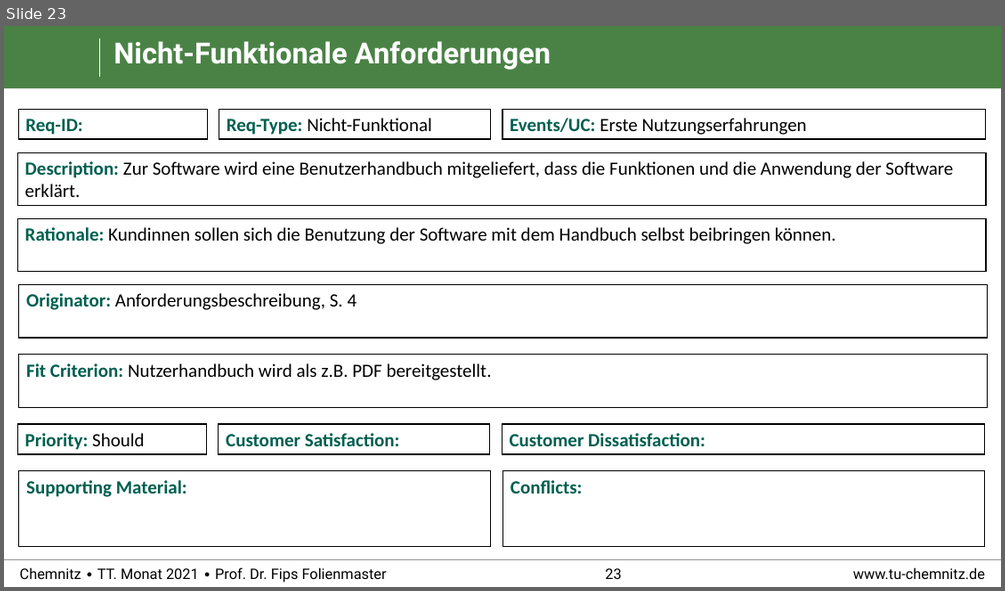
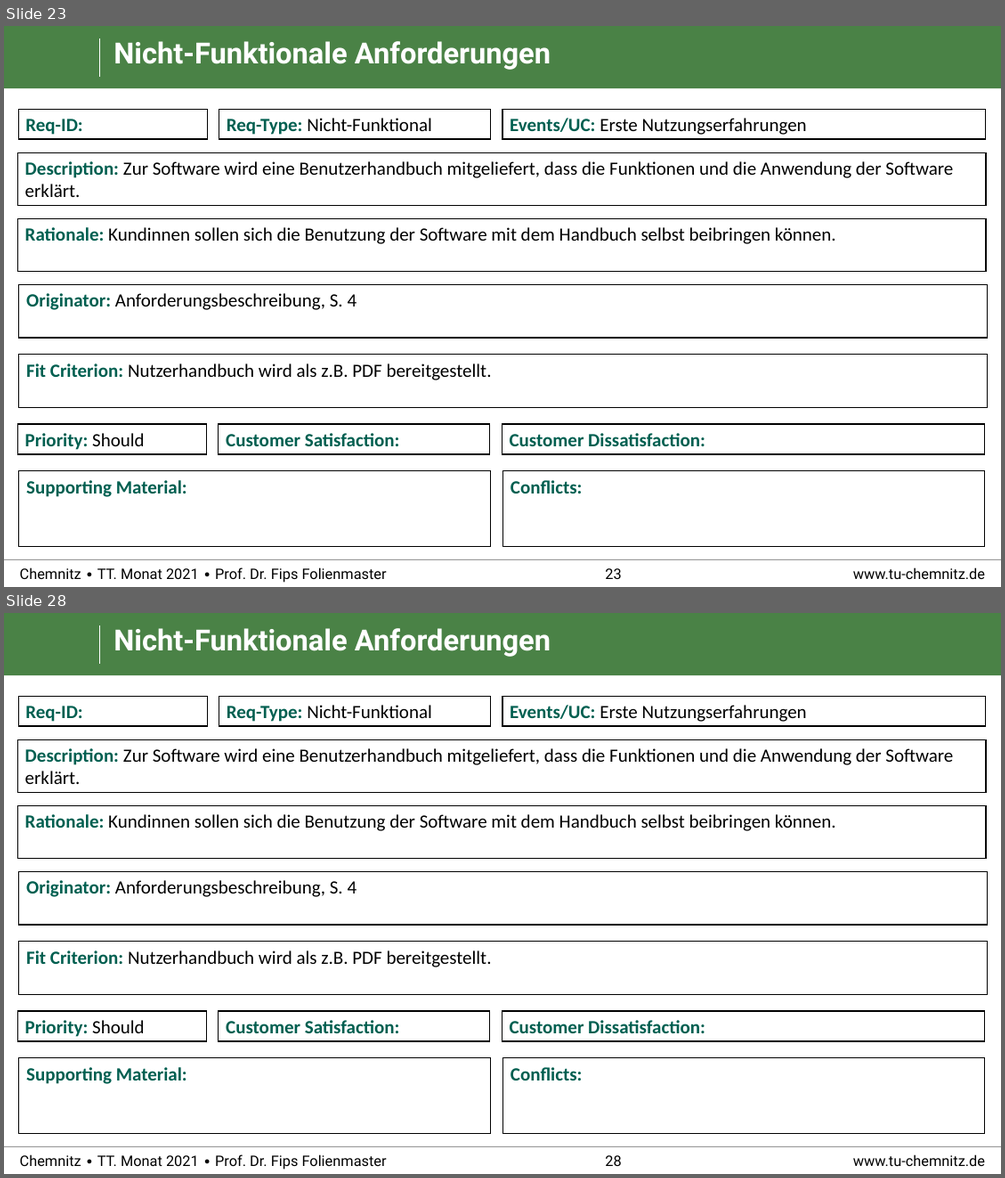
Before and after one commit to RealBiggerBo/Softwaretechnik, a slide deck: SnowCards_Requirements.pptx. Shown one above the other, each under a label of ours: slide 23 before the commit, slides 23 and 28 after it; the slides between them are not shown. The pictures are 1005x591 and 1005x1178 pixels, drawn with LibreOffice and Linux fonts; fonts in the diff are those of the drawing; background and template pictures are left out. Boxes give left, top, right and bottom in pixels: in the first picture for what was removed or moved away, otherwise in the second. Text is boxed around its words. In the diff, an @@ line names an element or a change of style, - is before the commit and + after.

```diff
--- a/SnowCards_Requirements.pptx
+++ b/SnowCards_Requirements.pptx
@@ slide 28 added at (4,613,1001,1174), background #FFFFFF; not listed: 6 template elements that a slide beside it also shows @@
@@ title added at (113,628,550,657), 28 pt, text #FFFFFF, bold @@
+Nicht-Funktionale Anforderungen
@@ rectangle added at (18,696,208,726), fill #FFFFFF, outline #000000 1 pt, 18 pt, text #005F50, bold @@
+Req-ID:
@@ rectangle added at (219,696,491,726), fill #FFFFFF, outline #000000 1 pt, 18 pt, text #000000 @@
+Req-Type: Nicht-Funktional
@@ rectangle added at (502,696,986,726), fill #FFFFFF, outline #000000 1 pt, 18 pt, text #000000 @@
+Events/UC: Erste Nutzungserfahrungen
@@ group added at (17,739,987,995): 4 rectangles @@
+Description: Zur Software wird eine Benutzerhandbuch mitgeliefert, dass die Funktionen und die Anwendung der Software erklärt.
+Rationale: Kundinnen sollen sich die Benutzung der Software mit dem Handbuch selbst beibringen können.
+Originator: Anforderungsbeschreibung, S. 4
+Fit Criterion: Nutzerhandbuch wird als z.B. PDF bereitgestellt.
@@ rectangle added at (17,1011,207,1041), fill #FFFFFF, outline #000000 1 pt, 18 pt, text #005F50, bold @@
+Priority: Should
@@ rectangle added at (218,1011,490,1041), fill #FFFFFF, outline #000000 1 pt, 18 pt, text #005F50, bold @@
+Customer Satisfaction:
@@ rectangle added at (502,1011,985,1041), fill #FFFFFF, outline #000000 1 pt, 18 pt, text #005F50, bold @@
+Customer Dissatisfaction:
@@ rectangle added at (19,1058,491,1134), fill #FFFFFF, outline #000000 1 pt, 18 pt, text #005F50, bold @@
+Supporting Material:
@@ rectangle added at (503,1058,985,1134), fill #FFFFFF, outline #000000 1 pt, 18 pt, text #005F50, bold @@
+Conflicts:
```
Also in this commit, not shown: 1 slide changed, 3 other slides added, 1 slide removed.
